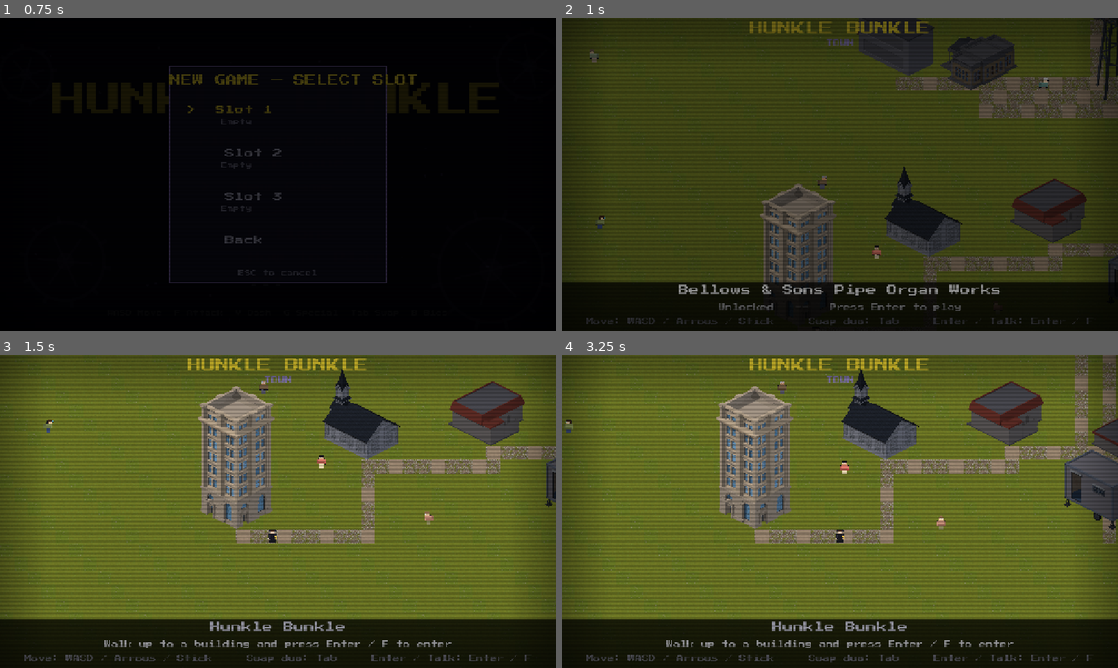
Above: before the commit, frames 1-4 (two rows, left to right).
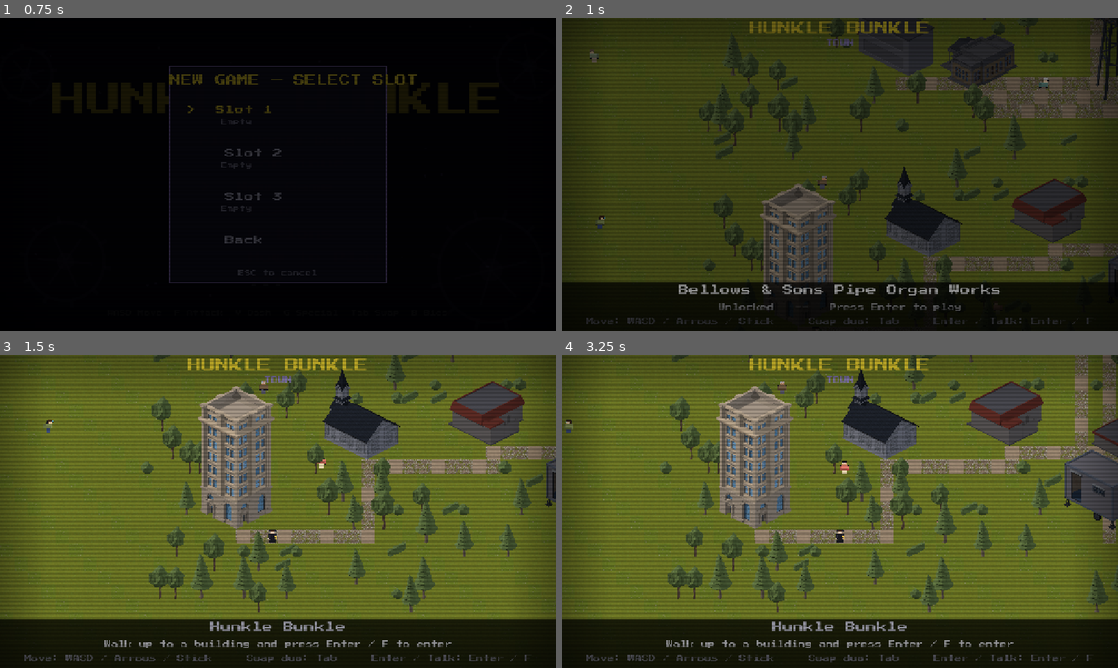
Above: after the commit, the same moments.

Repository: dougreichard/rpg_game
Game: Godot game, scene res://scenes/ui/TitleScreen.tscn
Same seed, same stepped clock (60 frames per second), same inputs: the game is played once before the commit and once after it.
Inputs (mouse positions are in pixels of both pictures, inside the frame that each line leads up to):
- Up to frame 1 (0.75 s): tap Enter (ui_accept) at 0.5 s; move the mouse to (400, 158) at 0.52 s; hold D (move_right) from 0.53 s (still down); hold Enter (ui_accept) from 0.53 s (still down); click (400, 158) at 0.67 s
- Up to frame 2 (1 s): keep holding D (move_right); keep holding Enter (ui_accept)
- Up to frame 3 (1.5 s): release D (move_right) at 1.25 s; release Enter (ui_accept) at 1.25 s; drag from (166, 527) to (250, 574) at 1.27 s
- Up to frame 4 (3.25 s): tap Enter (ui_accept) at 2 s; move the mouse to (895, 442) at 2.02 s; hold D (move_right) 2.03-2.75 s; hold Enter (ui_accept) 2.03-2.75 s; tap B (bies_mode) at 2.1 s; drag from (812, 574) to (673, 464) at 2.77 s

Frame 1 is identical in both runs. In frame 2, 2.6% of the frame differs, in the area x 24-97%, y 0-85%; in frame 3, 6.3%; in frame 4, 6.6%, in the area x 17-100%, y 0-83%.

Commit message:
Overworld cohesion: scatter props + crane/VR upgrades
- _scatter_props(): deterministic hash-based placement of Synty trees,
  bushes, and hedges on free grass, avoiding roads/buildings/doors/NPC
  homes; stays within a few tiles of the built-up area.
- Mark road + building/door tiles in _occupied so scatter never overlaps.
- harbor_docks -> full Synty mobile crane (was a bare crane mast).
- vr_room -> sleek SciFi tech tower (was a plain box).

Co-Authored-By: Claude Opus 4.8 <noreply@anthropic.com>

Diff:
--- a/scripts/overworld/overworld_map.gd
+++ b/scripts/overworld/overworld_map.gd
@@ -103,6 +103,18 @@
 # buildings overhang their ground footprint, so a little wider than the tiles).
 const BUILDING_WIDTH_FACTOR: float = 1.4
 
+# Synty scatter props (trees/bushes/hedges) sprinkled on free grass for town
+# cohesion. "h" is target display height in tiles; "weight" biases frequency.
+const PROP_DIR: String = "res://assets/art/synty/props/"
+const SCATTER_PROPS: Array = [
+	{"tex": "tree_01", "h": 2.6, "weight": 4},
+	{"tex": "tree_pine", "h": 2.9, "weight": 3},
+	{"tex": "bush_01", "h": 0.9, "weight": 3},
+	{"tex": "hedge_01", "h": 1.0, "weight": 2},
+]
+# Percent of eligible (free, near-town) grass tiles that receive a prop.
+const SCATTER_DENSITY: int = 14
+
 const LOCS: Array = [
 	{
 		"id": "pipe_organ_works", "name": "Bellows & Sons Pipe Organ Works",
@@ -212,6 +224,7 @@
 var _loc_pos: Array = []   # Vector2 pixel center per location, parallel to LOCS
 var _loc_door: Array = []  # Vector2i door tile per location, parallel to LOCS
 var _building_sprites: Array = []  # Sprite2D (or null) per location, parallel to LOCS
+var _occupied: Dictionary = {}  # Vector2i tile -> true (roads/buildings; no scatter)
 var _nearby_idx: int = -1
 var _npcs: Array = []      # parallel to QuestData.NPC_DATA
 var _nearby_npc_idx: int = -1
@@ -252,6 +265,7 @@
 	y_sort_enabled = true
 	_build_floor()
 	_build_building_sprites()
+	_scatter_props()
 	_build_building_colliders()
 	_build_ui()
 	_setup_camera()
@@ -307,12 +321,14 @@
 	var x: int = a.x
 	while true:
 		tile_map.set_cell(1, Vector2i(x, a.y), 0, _road_tile_at(x, a.y))
+		_occupied[Vector2i(x, a.y)] = true
 		if x == b.x:
 			break
 		x += signi(b.x - a.x)
 	var y: int = a.y
 	while true:
 		tile_map.set_cell(1, Vector2i(b.x, y), 0, _road_tile_at(b.x, y))
+		_occupied[Vector2i(b.x, y)] = true
 		if y == b.y:
 			break
 		y += signi(b.y - a.y)
@@ -359,6 +375,79 @@
 			spr.modulate = Color(0.5, 0.5, 0.55)  # dim locked locations
 		add_child(spr)
 		_building_sprites[i] = spr
+
+# Sprinkle Synty trees/bushes/hedges on free grass around the town for cohesion.
+# Deterministic (hash-based) so the layout is stable across runs. Avoids road
+# and building/door tiles (via _occupied) plus NPC homes, and stays within a few
+# tiles of the built-up area so the far camera-padding grass reads as open field.
+func _scatter_props() -> void:
+	# Reserve building footprints (+1 tile margin), their doors, and NPC homes.
+	for i: int in LOCS.size():
+		var a: Vector2i = _anchor(LOCS[i])
+		var sz: Vector2i = LOCS[i]["size"]
+		for x: int in range(a.x - 1, a.x + sz.x + 1):
+			for y: int in range(a.y - 1, a.y + sz.y + 1):
+				_occupied[Vector2i(x, y)] = true
+		_occupied[_loc_door[i]] = true
+	for data: Dictionary in QuestData.NPC_DATA + QuestData.NPC_DATA_2:
+		_occupied[_grid(Vector2i(data["home"]))] = true
+
+	# Load prop textures into a weighted pick list.
+	var defs: Array = []
+	var total_w: int = 0
+	for p: Dictionary in SCATTER_PROPS:
+		var path: String = PROP_DIR + String(p["tex"]) + ".png"
+		if not ResourceLoader.exists(path):
+			continue
+		total_w += int(p["weight"])
+		defs.append({"texture": load(path), "h": float(p["h"]), "cum": total_w})
+	if defs.is_empty():
+		return
+
+	# Scatter region: building bounding box expanded a few tiles, clamped to grid.
+	var mn := Vector2i(GRID_COLS, GRID_ROWS)
+	var mx := Vector2i(0, 0)
+	for loc: Dictionary in LOCS:
+		var a2: Vector2i = _anchor(loc)
+		var sz2: Vector2i = loc["size"]
+		mn = Vector2i(mini(mn.x, a2.x), mini(mn.y, a2.y))
+		mx = Vector2i(maxi(mx.x, a2.x + sz2.x), maxi(mx.y, a2.y + sz2.y))
+	var pad: int = 5
+	var x0: int = maxi(1, mn.x - pad)
+	var x1: int = mini(GRID_COLS - 2, mx.x + pad)
+	var y0: int = maxi(1, mn.y - pad)
+	var y1: int = mini(GRID_ROWS - 2, mx.y + pad)
+
+	for ty: int in range(y0, y1 + 1):
+		for tx: int in range(x0, x1 + 1):
+			if _occupied.has(Vector2i(tx, ty)):
+				continue
+			var h: int = _hash2(tx, ty)
+			if h % 100 >= SCATTER_DENSITY:
+				continue
+			var pick: int = (h / 100) % total_w
+			var chosen: Dictionary = defs[defs.size() - 1]
+			for d: Dictionary in defs:
+				if pick < int(d["cum"]):
+					chosen = d
+					break
+			_place_prop(chosen, tx, ty, h)
+
+func _place_prop(d: Dictionary, tx: int, ty: int, h: int) -> void:
+	var tex: Texture2D = d["texture"]
+	var spr := Sprite2D.new()
+	spr.texture = tex
+	spr.offset = Vector2(0.0, -tex.get_height() / 2.0)  # bottom edge at origin
+	var s: float = (float(d["h"]) * TILE) / float(tex.get_height())
+	s *= 0.85 + float(h % 30) / 100.0  # subtle per-instance size variation
+	spr.scale = Vector2(s, s)
+	# Jitter within the tile so props don't sit on a rigid grid.
+	var jx: float = float((h >> 3) % TILE) - TILE / 2.0
+	spr.position = Vector2(tx * TILE + TILE / 2.0 + jx * 0.4, (ty + 1) * TILE)
+	add_child(spr)
+
+func _hash2(x: int, y: int) -> int:
+	return absi((x * 73856093) ^ (y * 19349663))
 
 # One StaticBody2D per building footprint so the duo can't walk through them —
 # the door tile (one row below the footprint) is left clear for entry.
Binary file changed: assets/art/synty/buildings/harbor_docks.png
Binary file changed: assets/art/synty/buildings/vr_room.png
Binary file added: assets/art/synty/props/bush_01.png
Not shown, added: assets/art/synty/props/bush_01.png.import
Binary file added: assets/art/synty/props/fence_wood.png
Not shown, added: assets/art/synty/props/fence_wood.png.import
Binary file added: assets/art/synty/props/hedge_01.png
Not shown, added: assets/art/synty/props/hedge_01.png.import
Binary file added: assets/art/synty/props/tree_01.png
Not shown, added: assets/art/synty/props/tree_01.png.import
Binary file added: assets/art/synty/props/tree_pine.png
Not shown, added: assets/art/synty/props/tree_pine.png.import
(and 1 more such lines)
